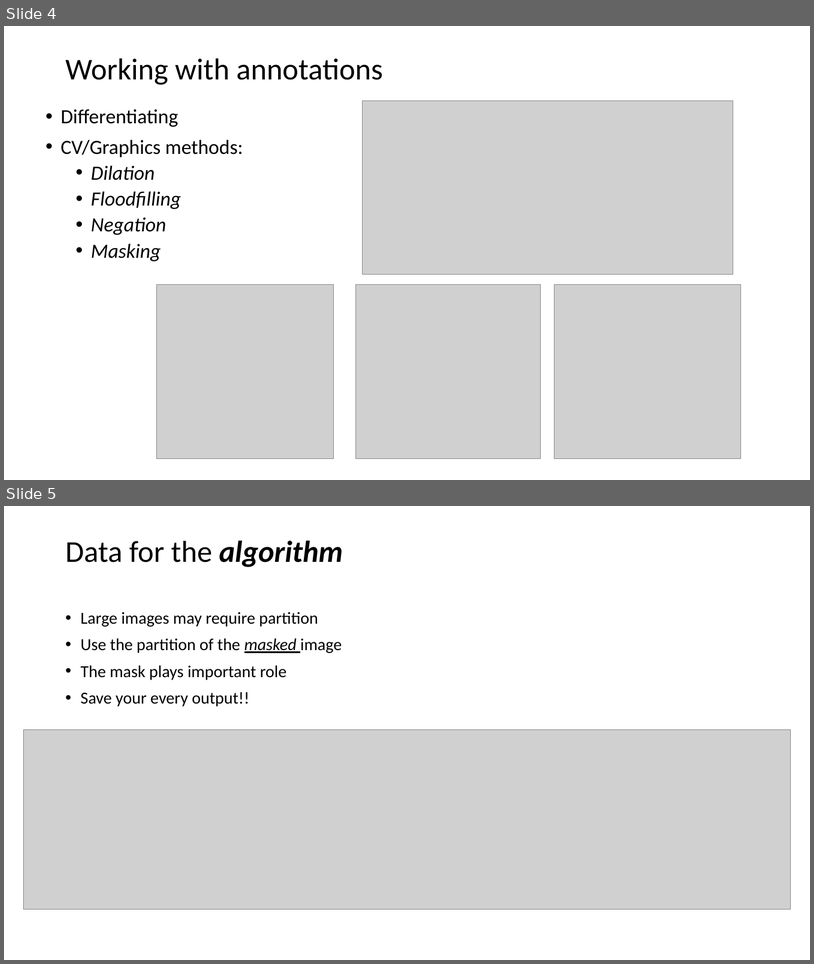
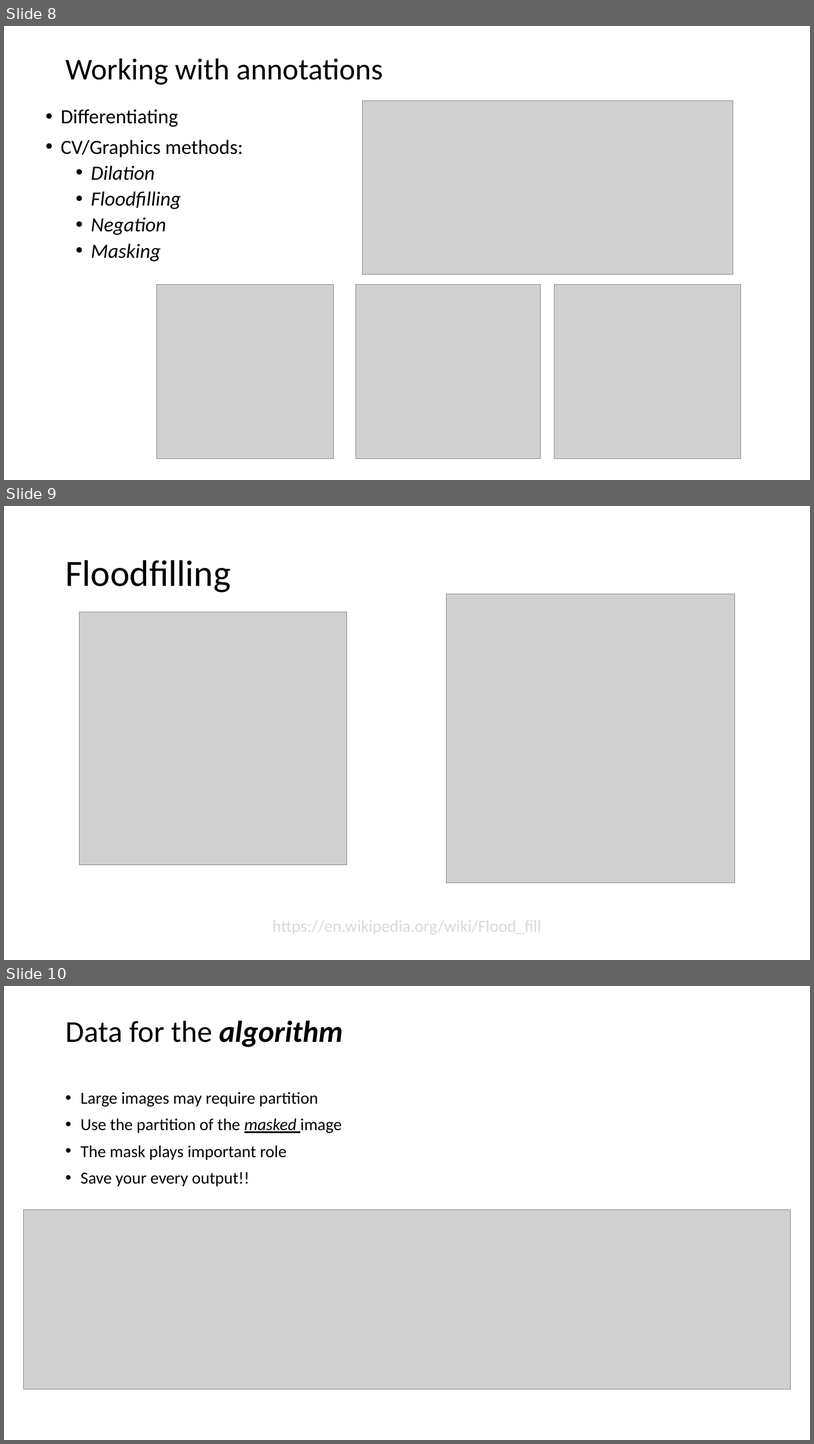
Before and after one commit to wake-forest-ctsi/CALIBIR-boot-camp, a slide deck: bootcamp_02/pythons/bootcamp 2023 v0.pptx. Shown one above the other, each under a label of ours: slides 4 and 5 before the commit, slides 8, 9 and 10 after it. The pictures are 814x964 and 814x1444 pixels, drawn with LibreOffice and Linux fonts; fonts in the diff are those of the drawing; grey boxes stand for pictures. Boxes give left, top, right and bottom in pixels: in the first picture for what was removed or moved away, otherwise in the second. Text is boxed around its words. In the diff, an @@ line names an element or a change of style, - is before the commit and + after.

```diff
--- a/bootcamp_02/pythons/bootcamp 2023 v0.pptx
+++ b/bootcamp_02/pythons/bootcamp 2023 v0.pptx
@@ slide 9 added at bbox=[4, 506, 810, 960], background #FFFFFF @@
@@ title added at bbox=[65, 560, 231, 592], 44 pt, text #000000 @@
+Floodfilling
@@ picture added at bbox=[447, 594, 735, 882] @@
@@ picture added at bbox=[80, 612, 348, 865] @@
@@ text added at bbox=[273, 916, 542, 936], 20 pt, text #D9D9D9 @@
+https://en.wikipedia.org/wiki/Flood_fill
@@ what was slide 4 is now slide 8 @@
@@ what was slide 5 is now slide 10 @@
```
Also in this commit, not shown: 3 slides changed, 4 other slides added, 2 other files.
